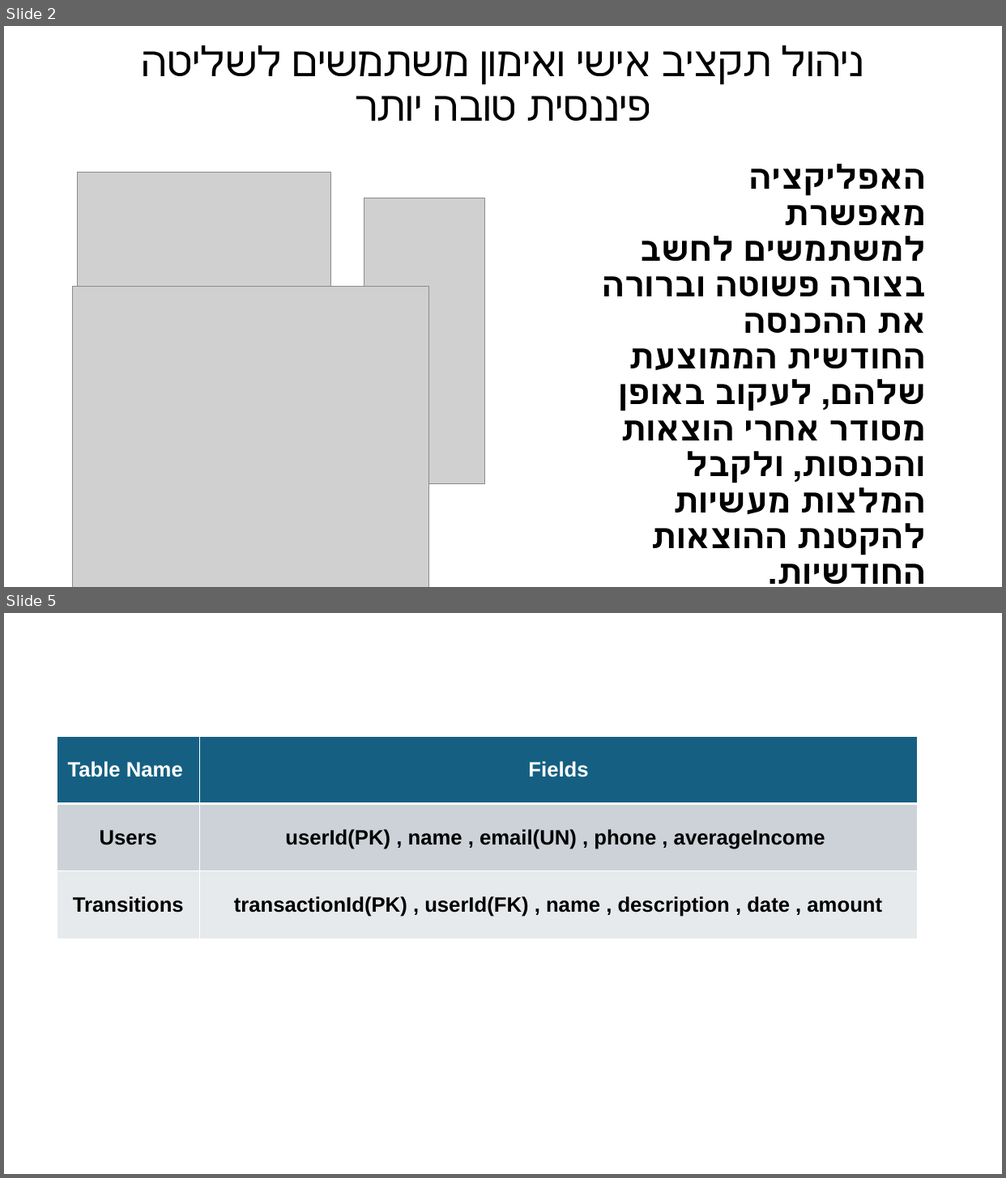
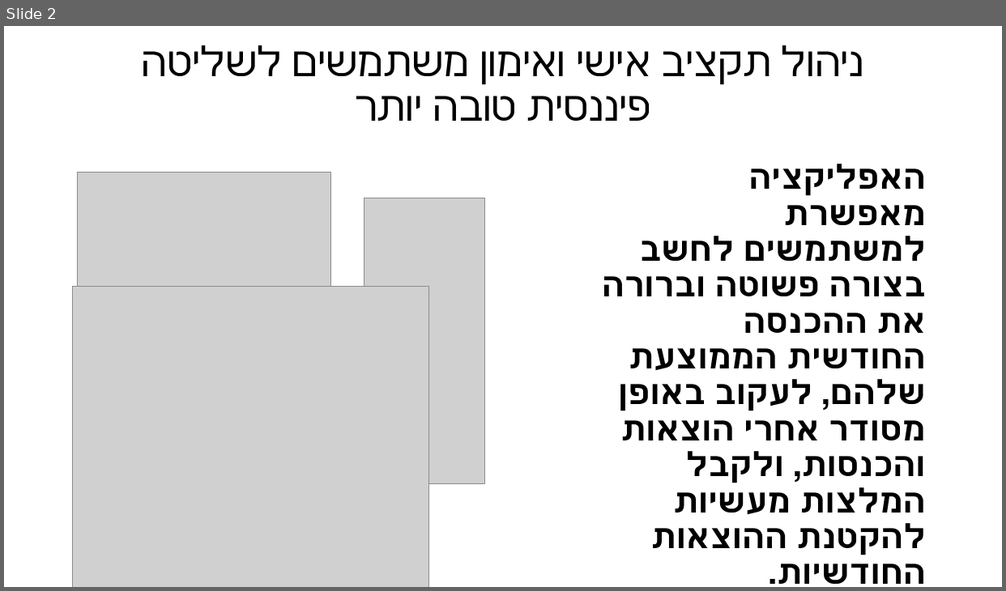
Before and after one commit to Arikatakur/Budget-Management, a slide deck: files/Budget Management Project.pptx. Shown one above the other, each under a label of ours: slides 2 and 5 before the commit, slide 2 after it; the slides between them are not shown. The pictures are 1006x1178 and 1006x591 pixels, drawn with LibreOffice and Linux fonts; fonts in the diff are those of the drawing; grey boxes stand for pictures. Boxes give left, top, right and bottom in pixels: in the first picture for what was removed or moved away, otherwise in the second. Text is boxed around its words. In the diff, an @@ line names an element or a change of style, - is before the commit and + after.

```diff
--- a/files/Budget Management Project.pptx
+++ b/files/Budget Management Project.pptx
@@ slide 5 removed at [4, 613, 1002, 1174], background #FFFFFF @@
@@ table removed at [57, 736, 918, 939], 3 rows, 2 columns @@
-Table Name | Fields
-Users | userId(PK) , name , email(UN) , phone , averageIncome
-Transitions | transactionId(PK) , userId(FK) , name , description , date , amount
```
Also in this commit, not shown: 2 slides changed, 3 slides added, 1 other slide removed.
